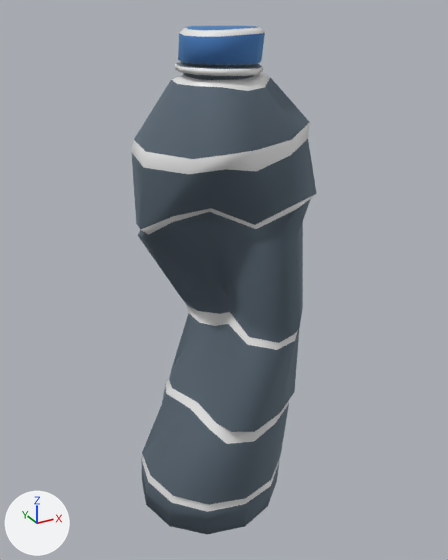
Before and after pictures for a commit that changed the FBX model Assets/Meshes/Plastic bottle/plastic bottle.fbx.
Both versions are drawn from a 50 mm lens placed at (2.575, 0.051, 1.746), pointed at (2.897, 0.636, 1.454). Every picture has the same lights, and +X, +Y and +Z are marked at lower left. Where no turn or scale is listed for an object, it has been applied to the vertices.

The first picture shows 'Plastic bottle'.
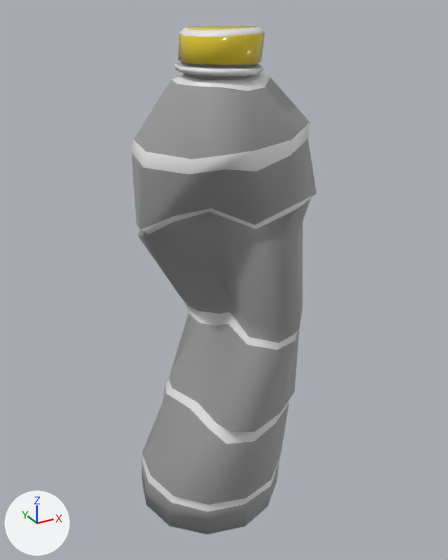
Pixel boxes [x1, y1, x2, y2] of what changed, in the pictures (448 x 560 px):
part 1 of me_mesh_004, recoloured (blue to grey)
    both: [131, 62, 317, 534]
part 2 of me_mesh_004, recoloured (blue to yellow)
    both: [178, 26, 265, 65]

The change, as a list of edits to the scene's bpy script:
```text
Add mat_mat_bottle1:
    mat_mat_bottle1 = principled_material('Mat_Bottle1')
    mat_mat_bottle1.base_color = (0.5, 0.5, 0.5)  # grey #bcbcbc
    mat_mat_bottle1.metallic = 1.0
    mat_mat_bottle1.roughness = 0.859
Add mat_yellow_bin:
    mat_yellow_bin = principled_material('Yellow bin')
    mat_yellow_bin.base_color = (0.801, 0.611, 0.0305)  # yellow #e7cd31
    mat_yellow_bin.roughness = 0.145
Change me_mesh_004:
    where me_mesh_004.from_pydata(...)  # 302 vertices, 312 faces; spans x -0.111..0.099, y -0.089..0.104, z -0.007..0.562
    used by ob_plastic_bottle; location = (2.893, 0.629, 1.168)
    me_mesh_004 part 1: 180 of the faces centred in x -0.103..0.089, y -0.083..0.092, z -0.001..0.531 switch from mat_mat_bottle1_001 (picture img_plasticbottle1_lp_mat_bottle1_albedotransp_png) to mat_mat_bottle1 (grey #bcbcbc)
    me_mesh_004 part 2: 24 of the faces centred in x -0.041..0.038, y -0.037..0.041, z 0.542..0.561 switch from mat_mat_bottle1_001 (picture img_plasticbottle1_lp_mat_bottle1_albedotransp_png) to mat_yellow_bin (yellow #e7cd31)
```
